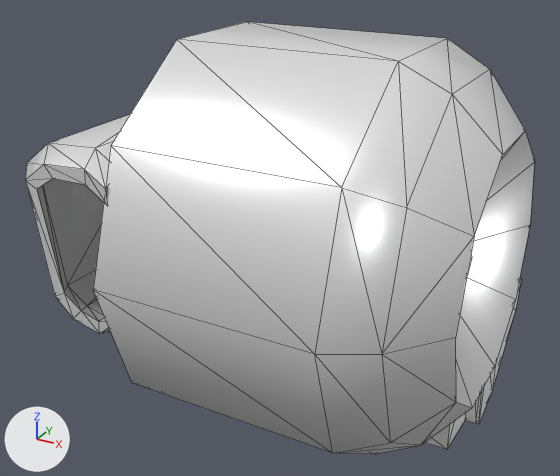
One commit to the glTF model public/models/automotive/ferrari-f2007/FerrariF2007_BrakeFL.glb: the scene before it, then after it.
One viewpoint serves both versions: a 50 mm lens placed at (0.846, -1.573, 0.485), pointed at (0.608, -1.141, 0.27). The axes (+X, +Y, +Z) are drawn at lower left. The lights are the same throughout. The picture after the commit comes second. Mesh edges are drawn as thin lines. Where no turn or scale is listed for an object, it has been applied to the vertices.

The first picture shows 'fer_brake_fl'.
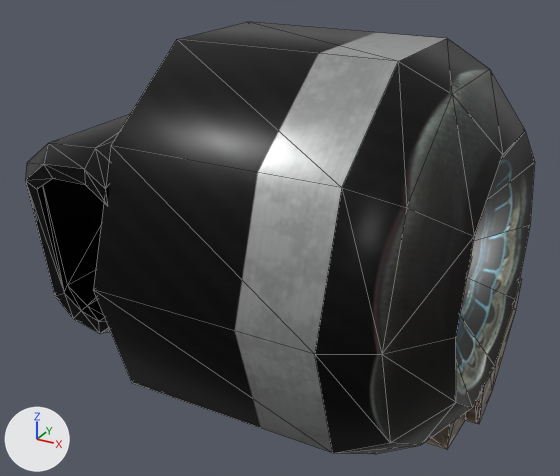
The change, as JSON lines over the scene's bpy script:
```json
{"op": "add", "block": "img_fer_brake_diff", "code": ["img_fer_brake_diff = load_image('Fer_Brake_Diff', '_unpacked/Fer_Brake_Diff', 1024, 1024, 'sRGB')"]}
{"op": "remove", "block": "mat_brake", "code": "mat_brake.base_color = (1.0, 1.0, 1.0)  # white #ffffff"}
{"op": "add", "block": "mat_brake", "code": "mat_brake.texture = img_fer_brake_diff"}
```

Location of each change, [x1, y1, x2, y2] in pixels of the pictures (560 x 476 px):
```json
{"object": "fer_brake_fl", "change": "surface changed", "before": [25, 22, 534, 454], "after": [25, 22, 534, 454], "on screen": "white to grey"}
```
